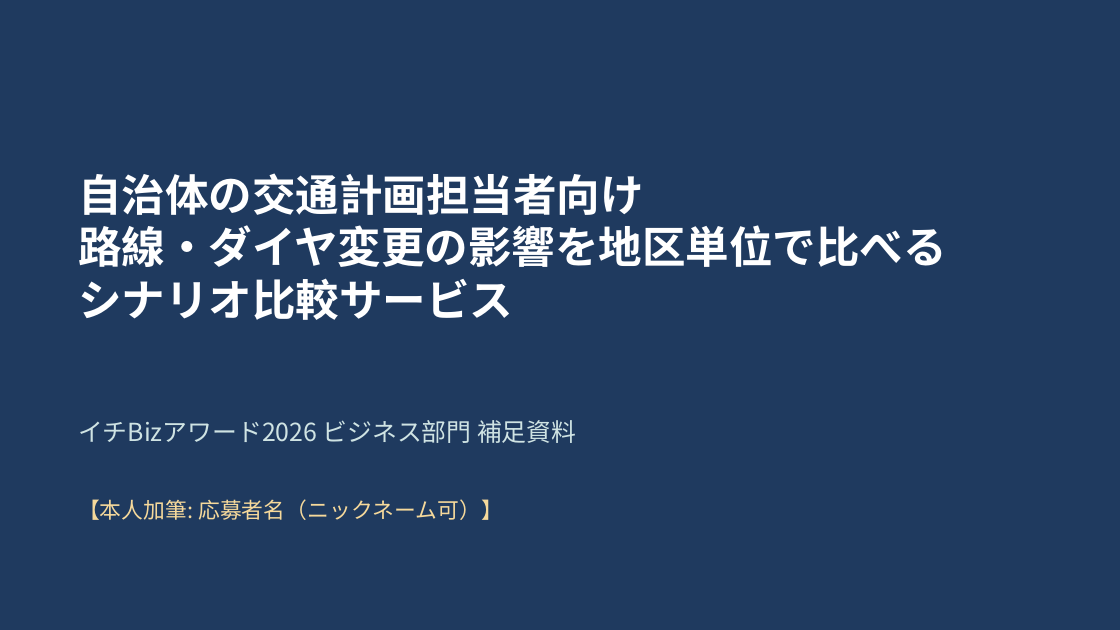
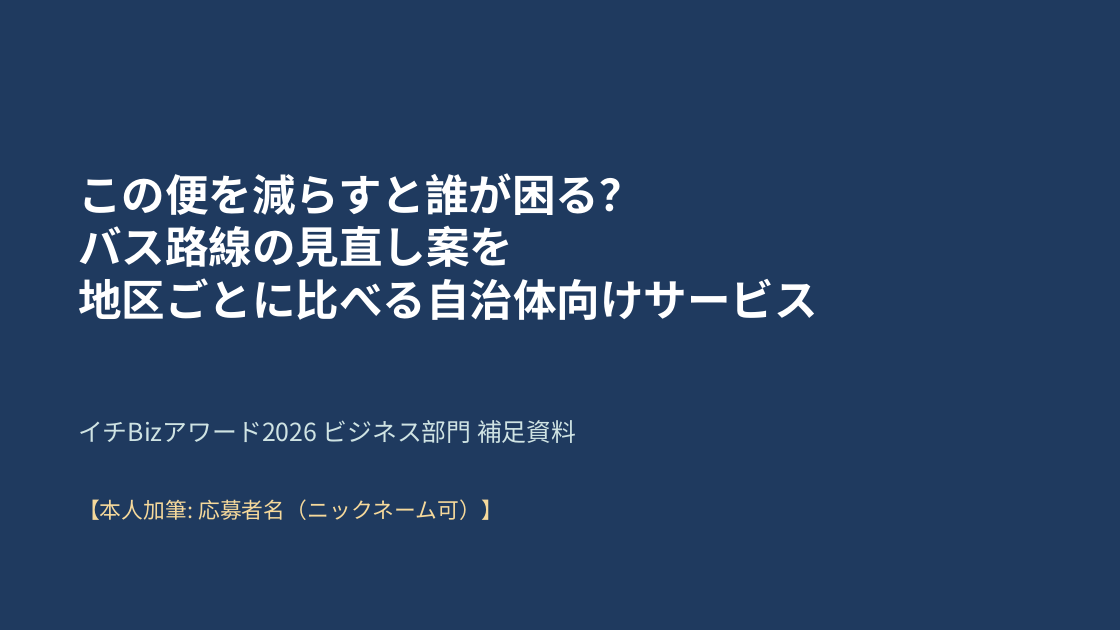
Before and after one commit to sota1111/geo-campaign-2026, a slide deck: slide 1 of contests/ichibiz-2026/submission/business/supplement/supplement.pptx. Drawn at 1120x630 pixels with LibreOffice and Linux fonts; fonts in the diff are those of the drawing. Boxes give left, top, right and bottom in pixels: in the first picture for what was removed or moved away, otherwise in the second. Text is boxed around its words. In the diff, an @@ line names an element or a change of style, - is before the commit and + after.

```diff
--- a/contests/ichibiz-2026/submission/business/supplement/supplement.pptx
+++ b/contests/ichibiz-2026/submission/business/supplement/supplement.pptx
@@ text at [78, 173, 817, 320]: text changed @@
-自治体の交通計画担当者向け
-路線・ダイヤ変更の影響を地区単位で比べる
-シナリオ比較サービス
+この便を減らすと誰が困る？
+バス路線の見直し案を
+地区ごとに比べる自治体向けサービス
```
Also in this commit, not shown: 5 other slides changed, 1 slide added, 1 slide removed, 14 other files.
